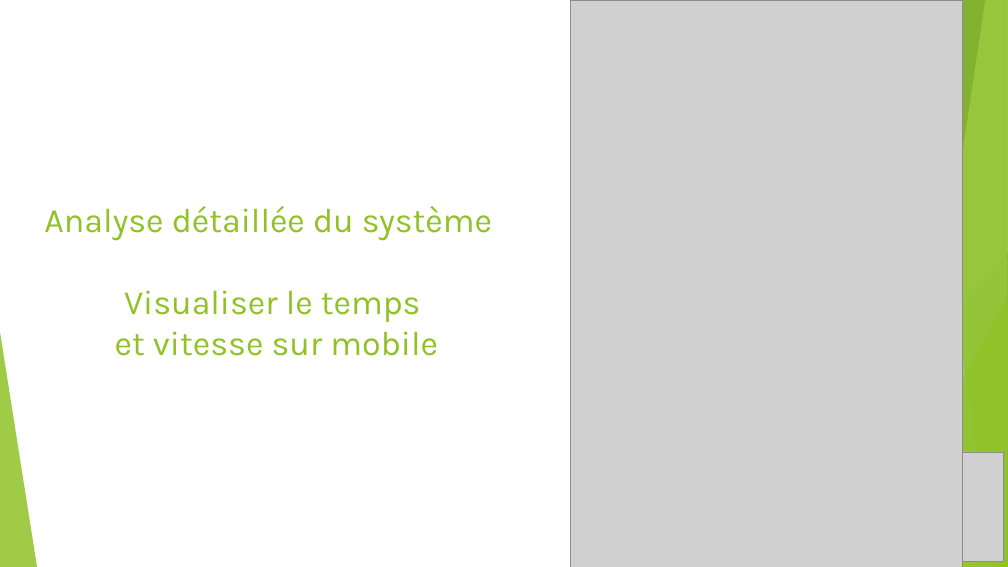
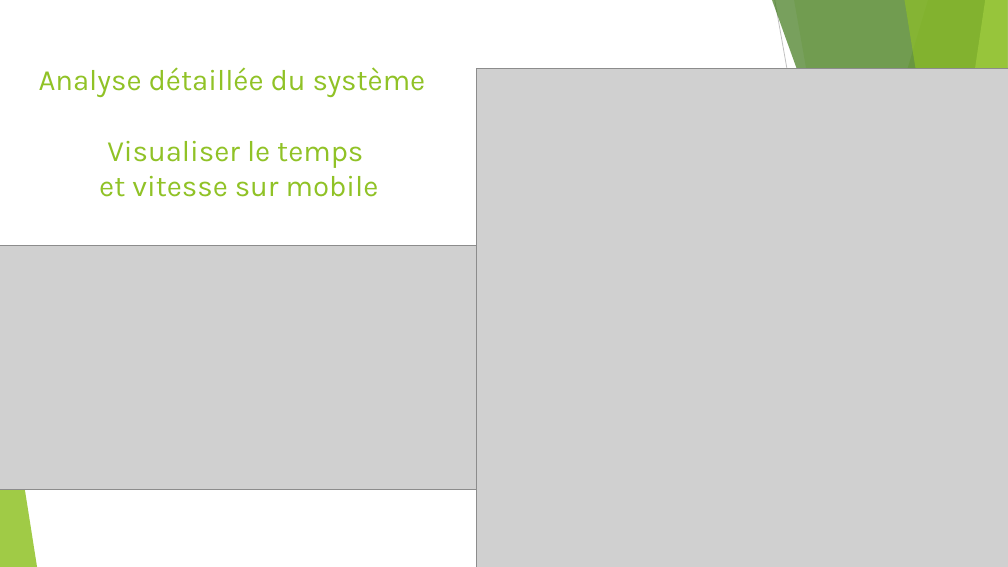
Before and after one commit to hugo-gclvs/Chrono-Luge, a slide deck: slide 12 of 4-Rapports/revueDeProjetN2.pptx. Drawn at 1008x567 pixels with LibreOffice and Linux fonts; fonts in the diff are those of the drawing; grey boxes stand for pictures. Boxes give left, top, right and bottom in pixels: in the first picture for what was removed or moved away, otherwise in the second. Text is boxed around its words. In the diff, an @@ line names an element or a change of style, - is before the commit and + after.

```diff
--- a/4-Rapports/revueDeProjetN2.pptx
+++ b/4-Rapports/revueDeProjetN2.pptx
@@ title "Analyse détaillée du système Visualiser ...": place and size @@
-title "Analyse détaillée du système Visualiser ..." at <box>44,206,492,356</box>
+title "Analyse détaillée du système Visualiser ..." at <box>39,67,426,197</box>
@@ title "Analyse détaillée du système Visualiser ..." at <box>39,67,426,197</box>: size 32.4 to 28 pt @@
@@ picture: place and size @@
-picture at <box>571,0,963,567</box>
+picture at <box>477,68,1008,567</box>
@@ picture added at <box>0,246,477,489</box> @@
@@ picture removed at <box>866,452,1003,561</box> @@
```
Also in this commit, not shown: 3 other slides changed.
